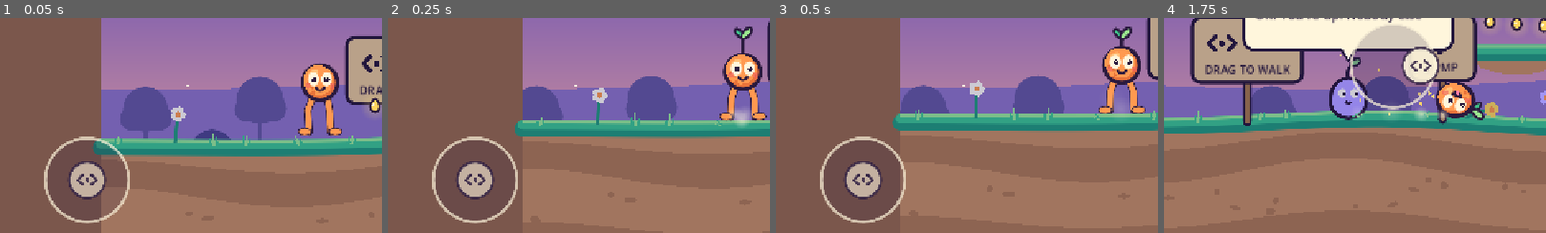
Above: before the commit, frames 1-4 (left to right).
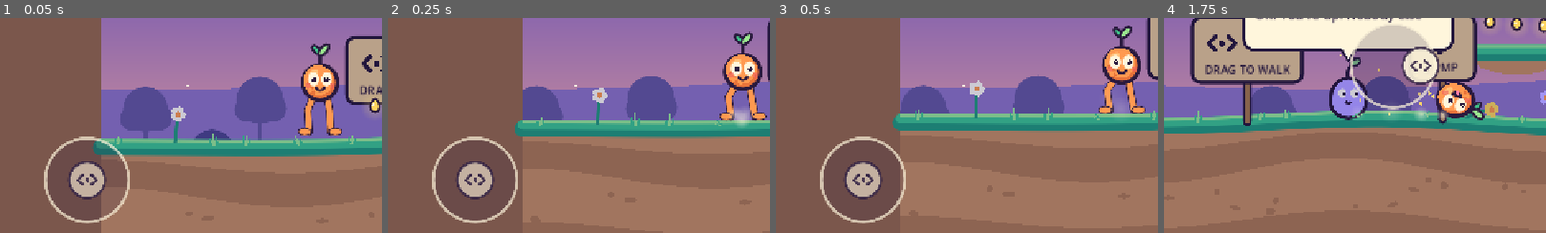
Above: after the commit, the same moments.

Repository: CigThePig/Wobble-World
Game: Godot game, scene res://game/main.tscn
Two runs of this game, one before a commit and one after it. Both use one fixed random seed, a clock stepped at 60 frames per second and the inputs below.
Inputs (mouse positions are % of the whole screen's width and height, from its top left):
- Up to frame 1 (0.05 s): no input
- Up to frame 2 (0.25 s): no input
- Up to frame 3 (0.5 s): no input
- Up to frame 4 (1.75 s): tap Enter at 0.5 s; move the mouse to (72, 45) at 0.52 s; hold D 0.53-1.25 s; tap R at 0.6 s; click (72, 45) at 0.67 s; tap Space at 0.77 s; drag from (30, 55) to (45, 70) at 1.27 s
The pictures show only the part of the screen within x 0-50%, y 44-94%; the shares and areas given below are measured in that part.

The runs differ from the first frame. In frame 1, 0.3% of the frame differs, in the area x 81-87%, y 11-22%; in frame 2, 0.7%, in the area x 88-98%, y 4-46%; in frame 3, 0.5%; in frame 4, nothing differs.

Commit message:
Reset sprout with tall leg silhouette and bend raised knees

Diff:
--- a/game/bloop.gd
+++ b/game/bloop.gd
@@ -97,6 +97,9 @@
 		f.from = f.pos
 		f.to = f.pos
 		f.t = 1.0
+	# Keep the sprout above the taller standing body after spawn/respawn.
+	tip = body_center() + Vector2(0, -VR - 16.0)
+	tip_v = Vector2.ZERO
 	reset_physics_interpolation()
 
 func set_rolling(value: bool) -> void:
@@ -461,7 +464,7 @@
 				var swing := lerpf(-0.7, 1.75, smoothstep(0.0, 0.4, p)) if p < 0.55 else lerpf(1.75, 0.0, smoothstep(0.55, 1.0, p))
 				foot = hip + Vector2(sin(swing) * facing, cos(swing)) * LEG_KICK_REACH
 			foot = hip.lerp(foot, legs)
-			var lift := maxf(0.0, (contact - feet[i].pos).dot(n)) if grounded else 5.0
+			var lift := maxf(0.0, (feet[i].pos - contact).dot(n)) if grounded else 5.0
 			var knee := hip.lerp(foot, 0.48) + Vector2(side * 3.0 - clampf(velocity.x * 0.02, -6.0, 6.0) - (facing * lift * 0.4), -3.0 - lift * 0.18)
 			if kicking:
 				knee += Vector2(-facing * 8.0, -7.0)
